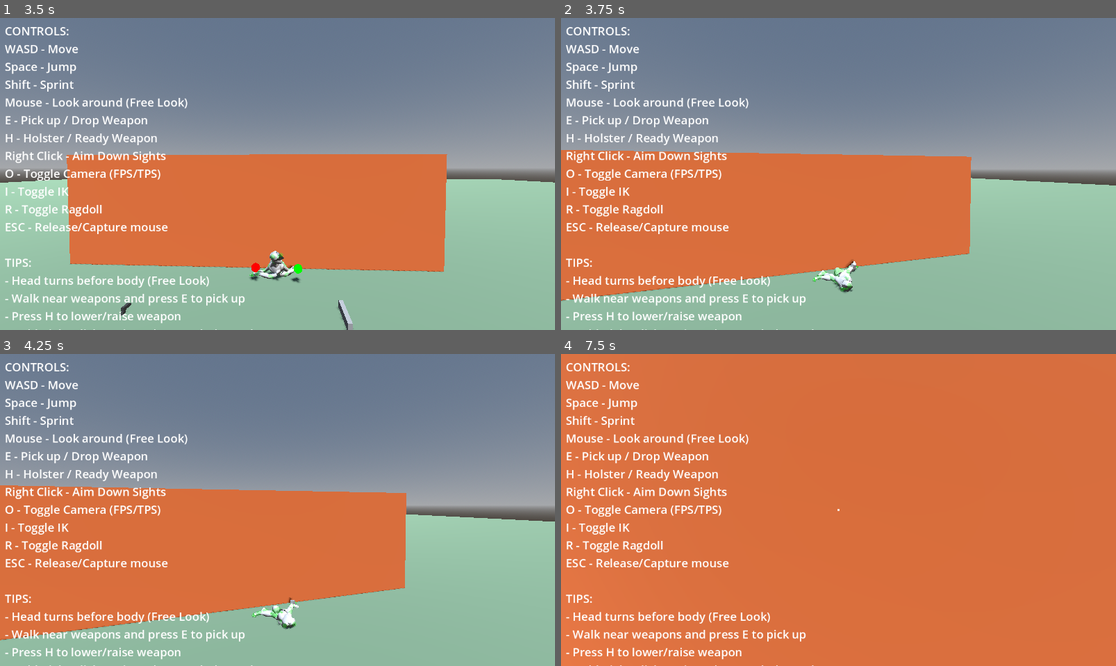
Above: before the commit, frames 1-4 (two rows, left to right).
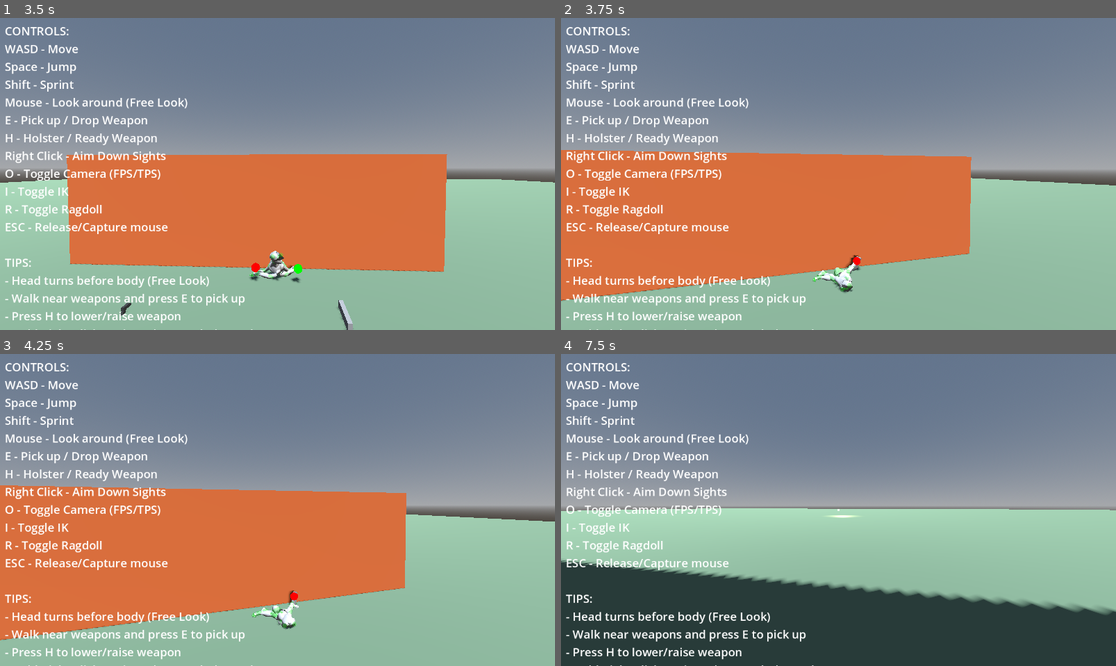
Above: after the commit, the same moments.

Repository: lmf-git/fpsikanimragdoll
Game: Godot game, scene res://world.tscn
Two runs of this game, one before a commit and one after it. Both use one fixed random seed, a clock stepped at 60 frames per second and the inputs below.
Inputs (mouse positions are in pixels of both pictures, inside the frame that each line leads up to):
- Up to frame 1 (3.5 s): tap Enter at 0.5 s; move the mouse to (305, 174) at 0.52 s; hold Shift (sprint) 0.53-1.28 s; hold W (move_forward) from 0.53 s (still down); click (305, 174) at 0.67 s; tap Space (jump) at 0.77, 1.52, 3.02 s; move the mouse to (249, 174) at 1.27 s; tap O (toggle_camera) at 1.35 s; move the mouse to (288, 167) at 2.02 s; hold I (toggle_ik) 2.03-2.78 s; move the mouse to (271, 180) at 2.77 s; tap R (toggle_ragdoll) at 2.85 s; click (271, 180) at 2.92 s
- Up to frame 2 (3.75 s): keep holding W (move_forward); move the mouse to (877, 177) at 3.52 s; tap E at 3.6 s
- Up to frame 3 (4.25 s): keep holding W (move_forward); tap Space (jump) at 3.77 s
- Up to frame 4 (7.5 s): move the mouse to (794, 506) at 4.27 s; tap H at 4.35 s; tap Space (jump) at 4.52, 6.02, 6.77 s; move the mouse to (844, 510) at 5.02 s; hold Shift (sprint) 5.03-5.78 s; click (844, 510) at 5.17 s; move the mouse to (816, 503) at 5.77 s; release W (move_forward) at 5.78 s; hold D (move_right) 5.78-6.53 s; tap O (toggle_camera) at 5.85 s; move the mouse to (866, 510) at 6.52 s; hold I (toggle_ik) 6.53-7.28 s; hold W (move_forward) from 6.53 s (still down); move the mouse to (810, 510) at 7.27 s; tap R (toggle_ragdoll) at 7.35 s; click (810, 510) at 7.42 s

Frame 1 is identical in both runs. In frame 2, less than 0.1% of the frame differs, in the area x 52-55%, y 75-82%; in frame 3, less than 0.1%; in frame 4, 98%, in the area x 0-100%, y 0-100%.

Commit message:
Fix upside-down weapon and circular dependency in spine aiming
Issues fixed:
1. Gun was upside down due to 180° X rotation in weapon.gd
2. Circular dependency between spine aiming and hand IK causing crazy movement

Changes:
- Remove 180° X rotation from weapon.gd (line 151)
- Rewrite spine aiming to avoid circular dependency
- Rename _aim_bone_at_target() to _aim_bone_toward_direction()
- Spine bones now rotate toward camera forward direction, not weapon position
- Use bone +Y axis as forward (spine bones are vertical)
- Simplified aiming: just rotate upper body toward camera direction
- No longer tries to solve for weapon position (which changes as bones rotate)

Result:
- Weapon has correct orientation
- Hand IK works smoothly without feedback loops
- Upper body rotates naturally toward aim direction

Diff:
--- a/character_controller.gd
+++ b/character_controller.gd
@@ -1968,33 +1968,26 @@
 	# Return final target position
 	return aim_origin + final_direction * max(target_distance, aim_distance_limit)
 
-func _aim_bone_at_target(bone_id: int, target_pos: Vector3, bone_weight: float):
-	"""Aim a single bone at the target position"""
+func _aim_bone_toward_direction(bone_id: int, aim_direction: Vector3, bone_weight: float):
+	"""Rotate bone toward aim direction (avoids circular dependency)"""
 	if bone_id < 0 or not skeleton:
 		return
-
-	# Get aim origin (weapon muzzle or approximate position)
-	var aim_origin = global_position + Vector3(0, 1.5, 0)
-	if equipped_weapon and equipped_weapon.muzzle_point:
-		aim_origin = equipped_weapon.muzzle_point.global_position
-	elif equipped_weapon:
-		aim_origin = equipped_weapon.global_position
 
 	# Get bone's current global pose
 	var bone_global_pose = skeleton.get_bone_global_pose(bone_id)
 	var bone_global_transform = skeleton.global_transform * bone_global_pose
 
-	# Calculate directions
-	var aim_direction = (aim_origin - bone_global_transform.origin).normalized()
-	var target_direction = (target_pos - bone_global_transform.origin).normalized()
-
-	# Calculate rotation needed to aim at target
-	var rotation_axis = aim_direction.cross(target_direction)
+	# Get bone's current forward direction (in global space)
+	# Spine bones typically point upward, so we use +Y as their "forward"
+	var bone_forward = bone_global_transform.basis.y
+
+	# Calculate rotation needed to align bone forward with aim direction
+	var rotation_axis = bone_forward.cross(aim_direction)
 	if rotation_axis.length_squared() < 0.0001:
 		return  # Already aligned or opposite directions
 
 	rotation_axis = rotation_axis.normalized()
-	var rotation_angle = acos(clamp(aim_direction.dot(target_direction), -1.0, 1.0))
+	var rotation_angle = acos(clamp(bone_forward.dot(aim_direction), -1.0, 1.0))
 
 	# Apply bone weight to rotation
 	rotation_angle *= bone_weight * aim_ik_weight
@@ -2019,12 +2012,29 @@
 		skeleton.set_bone_pose_rotation(bone_id, local_transform.basis.get_rotation_quaternion())
 
 func _apply_spine_aiming():
-	"""Apply spine bone rotations to aim weapon at camera target"""
+	"""Apply spine bone rotations to aim upper body toward camera direction"""
 	if not aim_ik_enabled or not equipped_weapon or not skeleton:
 		return
 
-	# Get constrained target position
-	var target_pos = _get_constrained_aim_target()
+	var camera = fps_camera if camera_mode == 0 else tps_camera
+	if not camera:
+		return
+
+	# Get camera's forward direction (where it's looking)
+	var camera_forward = -camera.global_transform.basis.z
+
+	# Apply angle constraint - don't aim too far back or to sides
+	var body_forward = -global_transform.basis.z
+	var angle_to_camera = rad_to_deg(acos(clamp(body_forward.dot(camera_forward), -1.0, 1.0)))
+
+	# Blend toward body forward if exceeding angle limit
+	var blend_weight = 1.0
+	if angle_to_camera > aim_angle_limit:
+		blend_weight = 1.0 - ((angle_to_camera - aim_angle_limit) / aim_angle_limit)
+		blend_weight = clamp(blend_weight, 0.0, 1.0)
+
+	# Calculate final aim direction
+	var aim_direction = camera_forward.lerp(body_forward, 1.0 - blend_weight).normalized()
 
 	# List of bones to rotate (in order from bottom to top)
 	var aim_bones = []
@@ -2038,7 +2048,7 @@
 	# Apply aiming with multiple iterations for accuracy
 	for iteration in range(aim_ik_iterations):
 		for bone_data in aim_bones:
-			_aim_bone_at_target(bone_data["id"], target_pos, bone_data["weight"])
+			_aim_bone_toward_direction(bone_data["id"], aim_direction, bone_data["weight"])
 
 func _process(_delta):
 	# WEAPON UPDATE ORDER - CRITICAL for proper IK-based positioning:
--- a/weapon.gd
+++ b/weapon.gd
@@ -147,8 +147,8 @@
 		# Get grip offset in local space
 		var grip_local_pos = main_grip.position
 
-		# Rotate 180° around X axis to flip gun right-side up
-		transform.basis = Basis().rotated(Vector3.RIGHT, deg_to_rad(180))
+		# No rotation - weapon orientation is correct
+		transform.basis = Basis()
 
 		# Position weapon so grip point is at hand origin (0,0,0 in hand local space)
 		# This means weapon position = -grip_offset rotated by weapon basis
